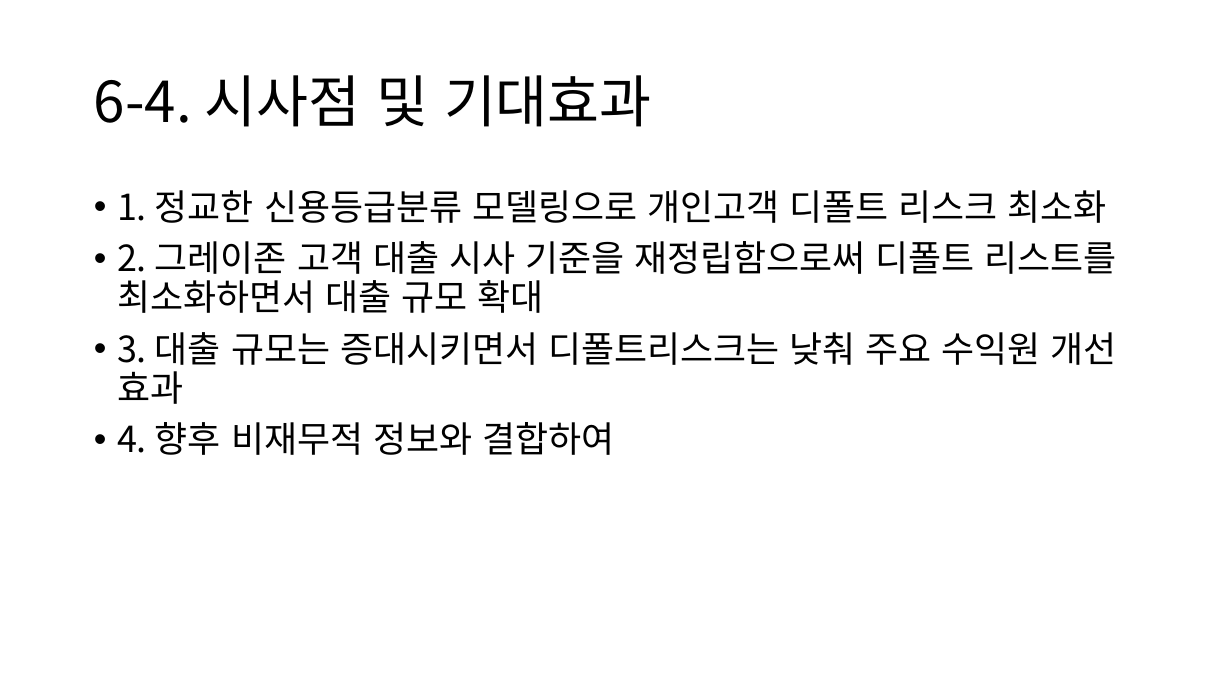
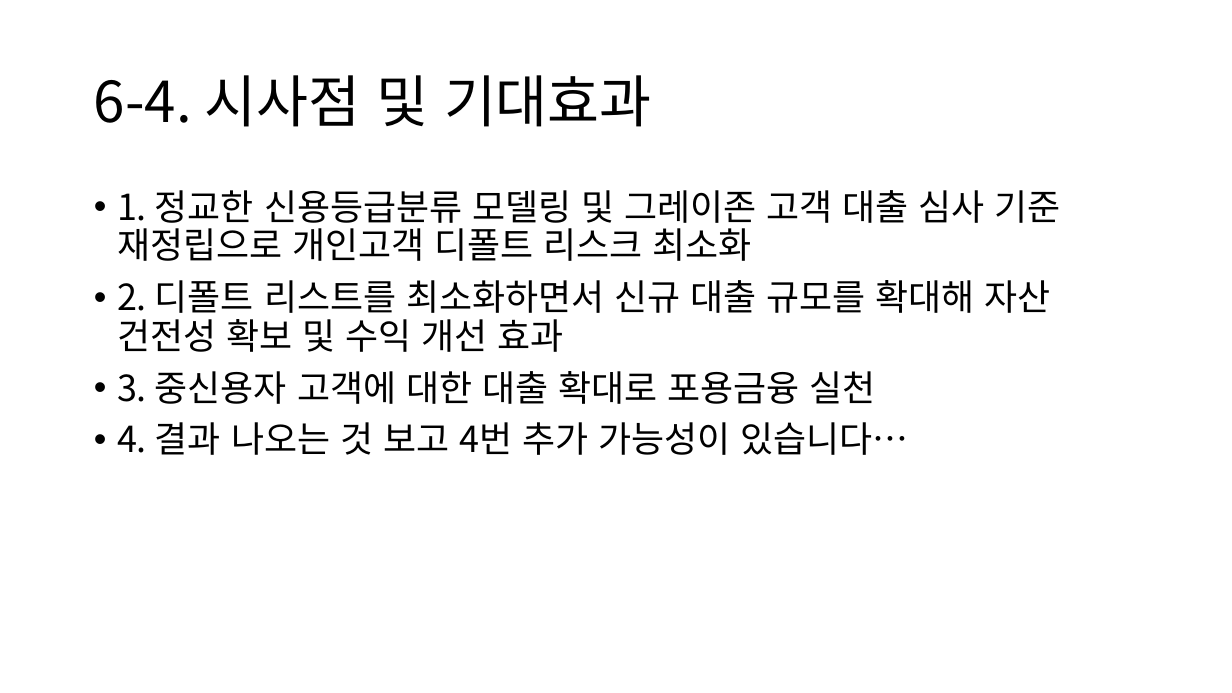
Before and after one commit to HANARONE/dh01, a slide deck: slide 15 of 개인고객 신용등급 산정 모델링.pptx (slide 12 before the commit). Drawn at 1232x693 pixels with LibreOffice and Linux fonts; fonts in the diff are those of the drawing. Boxes give left, top, right and bottom in pixels: in the first picture for what was removed or moved away, otherwise in the second. Text is boxed around its words. In the diff, an @@ line names an element or a change of style, - is before the commit and + after.

```diff
--- a/개인고객 신용등급 산정 모델링.pptx
+++ b/개인고객 신용등급 산정 모델링.pptx
@@ text at (117, 190, 1060, 455): text changed @@
-• 1. 정교한 신용등급분류 모델링으로 개인고객 디폴트 리스크 최소화
-• 2. 그레이존 고객 대출 시사 기준을 재정립함으로써 디폴트 리스트를 최소화하면서 대출 규모 확대
-• 3. 대출 규모는 증대시키면서 디폴트리스크는 낮춰 주요 수익원 개선 효과
-• 4. 향후 비재무적 정보와 결합하여
+• 1. 정교한 신용등급분류 모델링 및 그레이존 고객 대출 심사 기준 재정립으로 개인고객 디폴트 리스크 최소화
+• 2. 디폴트 리스트를 최소화하면서 신규 대출 규모를 확대해 자산 건전성 확보 및 수익 개선 효과
+• 3. 중신용자 고객에 대한 대출 확대로 포용금융 실천
+• 4. 결과 나오는 것 보고 4번 추가 가능성이 있습니다…
```
Also in this commit, not shown: 3 slides added, 1 other file.
